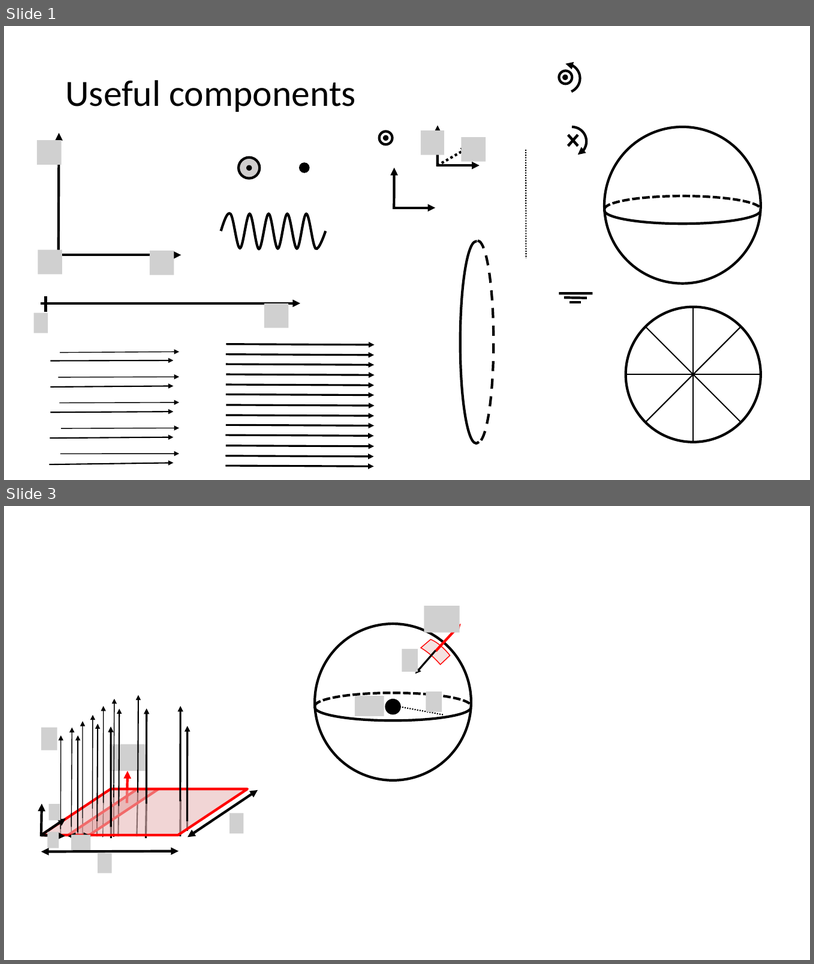
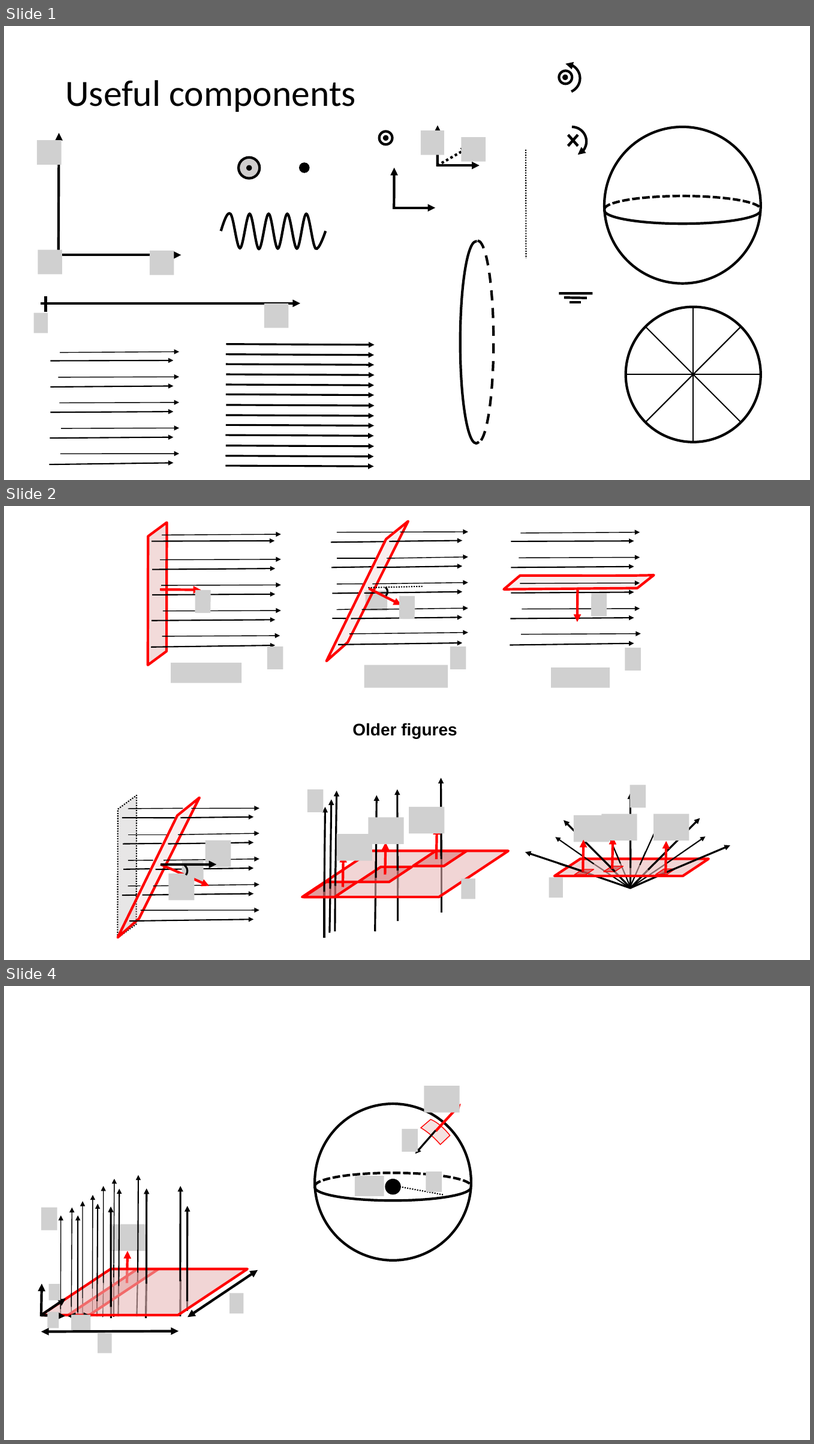
Before and after one commit to OSTP/PhysicsArtofModelling, a slide deck: tex/figures/Gauss/Figures.pptx. Shown one above the other, each under a label of ours: slides 1 and 3 before the commit, slides 1, 2 and 4 after it; the slides between them are not shown. The pictures are 814x964 and 814x1444 pixels, drawn with LibreOffice and Linux fonts; fonts in the diff are those of the drawing; grey boxes stand for pictures; background and template pictures are left out. Boxes give left, top, right and bottom in pixels: in the first picture for what was removed or moved away, otherwise in the second. Text is boxed around its words. In the diff, an @@ line names an element or a change of style, - is before the commit and + after.

Commit message:
Gauss updates
Have been trying to improve the look of figures. Chapter needs a little more polishing but should be up and ready soon

```diff
--- a/tex/figures/Gauss/Figures.pptx
+++ b/tex/figures/Gauss/Figures.pptx
@@ slide 2 added at [4,506,810,960], background #FFFFFF @@
@@ group added at [86,521,656,688]: 33 arrows, 10 pictures, 9 lines, 2 freeform shapes, 1 parallelogram, 1 arc (boxed as its full ellipse) @@
@@ text added at [353,723,457,738], 20 pt, text #000000, bold @@
+Older figures
@@ group added at [56,795,259,937]: 12 arrows, 8 lines, 3 pictures, 1 parallelogram, 1 freeform shape, 1 arc (boxed as its full ellipse) @@
@@ group added at [302,778,731,938]: 21 arrows, 15 lines, 10 pictures, 8 parallelograms @@
@@ what was slide 3 is now slide 4 @@
```
Also in this commit, not shown: 2 slides changed, 1 other slide added, 3 slides removed, 5 other files.
